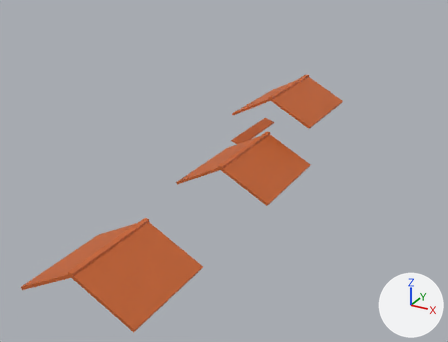
A saved change to the FBX model art/exports/worlds/05_Naruto/HouseRoofsW_RoofOrange.fbx.
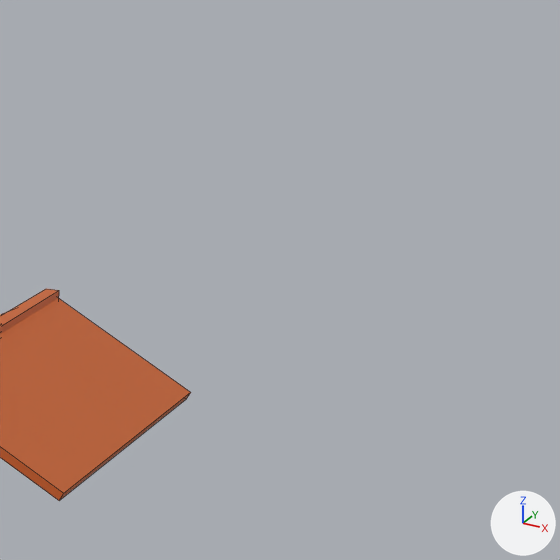
Old and new are each drawn whole from a camera (50 mm lens) standing at (59.7, -107.9, 51.6) and looking at (-14.9, 27.6, -16.2) and again close up on the part from 66% to 98% of the width and 0% to 42% of the height. The lights are fixed; the arrows at lower right show +X, +Y and +Z. The last two pictures show the newer version. The close-ups show mesh edges as thin lines. Where no turn or scale is listed for an object, it has been applied to the vertices.

The first close-up shows 'RoofW0_-1.001'.
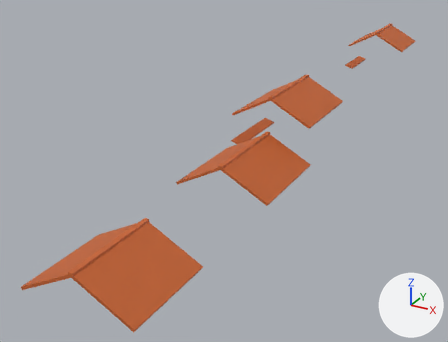
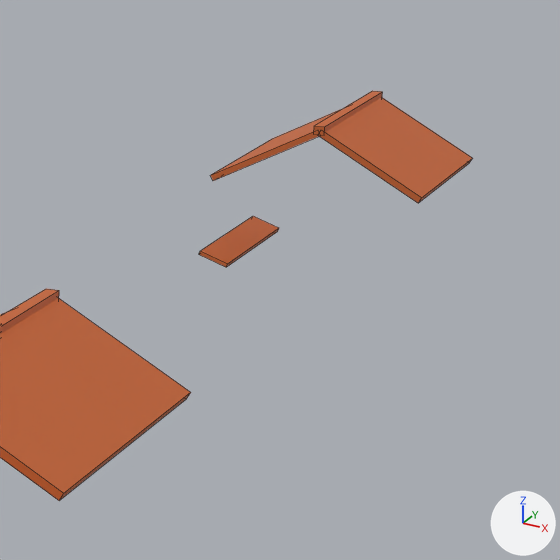
The newer file is also turned or shifted as a whole; pictures and numbers use the older file's frame.

Where the change shows, as pixel boxes (x1, y1, x2, y2) in the close-ups (560 x 560 px):
'RoofW0_-1.001', reshaped
    before: (0, 289, 191, 501)
    after: (0, 91, 473, 501)
part 1 of me_roofw0__1_001, added (orange)
    after: (211, 110, 340, 181)
part 2 of me_roofw0__1_001, added (orange)
    after: (318, 97, 473, 203)
part 3 of me_roofw0__1_001, added (orange)
    after: (314, 91, 382, 135)
part 4 of me_roofw0__1_001, added (orange)
    after: (199, 216, 279, 267)

The edits, one by one:
me_roofw0__1_001 is used by ob_roofw0__1_001; location (0.0, 0.0, 0.0).
me_roofw0__1_001 had 80 vertices, 60 faces and spanned x -12.1..12.1, y -48.8..48.8, z -7.5..7.5.
me_roofw0__1_001 now has 112 vertices, 84 faces and spans x -12.1..12.1, y -48.8..136.5, z -7.5..7.5.
me_roofw0__1_001 part 1: the loose piece of 8 vertices spanning x -11.0..-0.3, y 24.9..48.7, z 1.1..7.2 is copied, and the copy is scaled about its middle by (0.95, 0.841, 0.95), then moved by (-0.3, 89.6, -0.1); it spans x -11.0..-0.8, y 116.4..136.4, z 1.1..6.9.
me_roofw0__1_001 part 2: the loose piece of 8 vertices spanning x -0.6..10.2, y 24.9..48.7, z 1.1..7.2 is copied, and the copy is scaled about its middle by (0.95, 0.841, 0.95), then moved by (-0.8, 89.6, -0.1); it spans x -1.1..9.1, y 116.4..136.4, z 1.1..6.9.
me_roofw0__1_001 part 3: a new loose piece, a box spanning x -1.46..-0.46, y 116.32..136.5, z 6.43..7.23, in mat_na_rooforange (orange #c9642e).
me_roofw0__1_001 part 4: the loose piece of 8 vertices spanning x -12.1..-9.1, y 26.5..47.1, z -7.5..-6.2 is copied, and the copy is scaled about its middle by (1, 0.816, 1), then moved by (0.0, 89.6, 0.0); it spans x -12.1..-9.1, y 118.0..134.8, z -7.5..-6.2.
